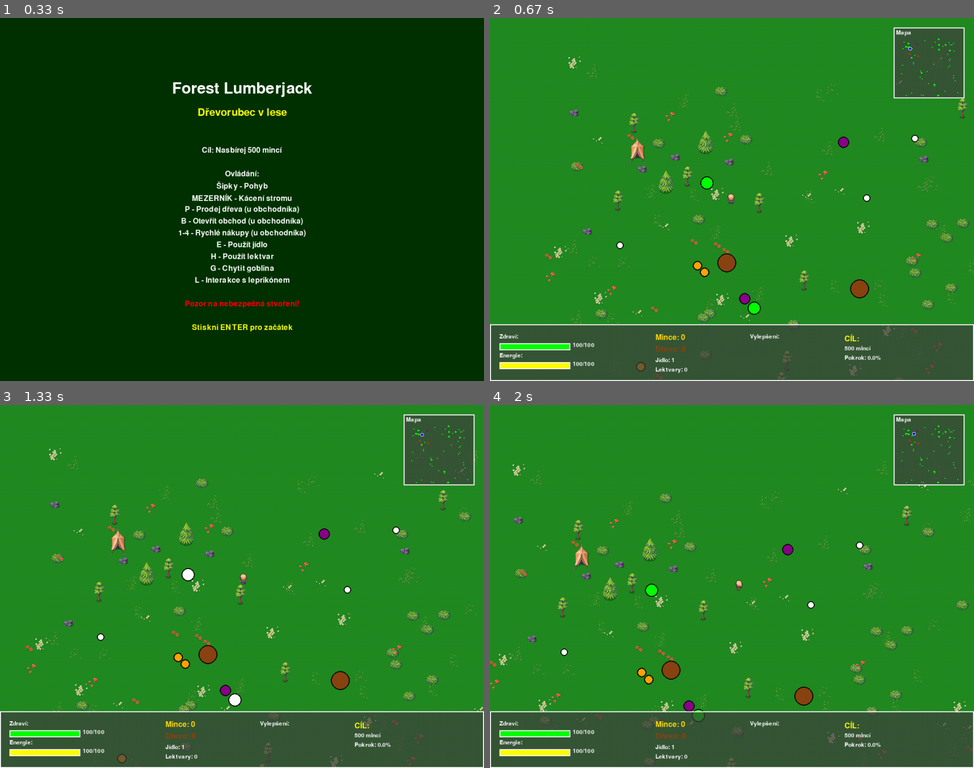
Above: before the commit, frames 1-4 (two rows, left to right).
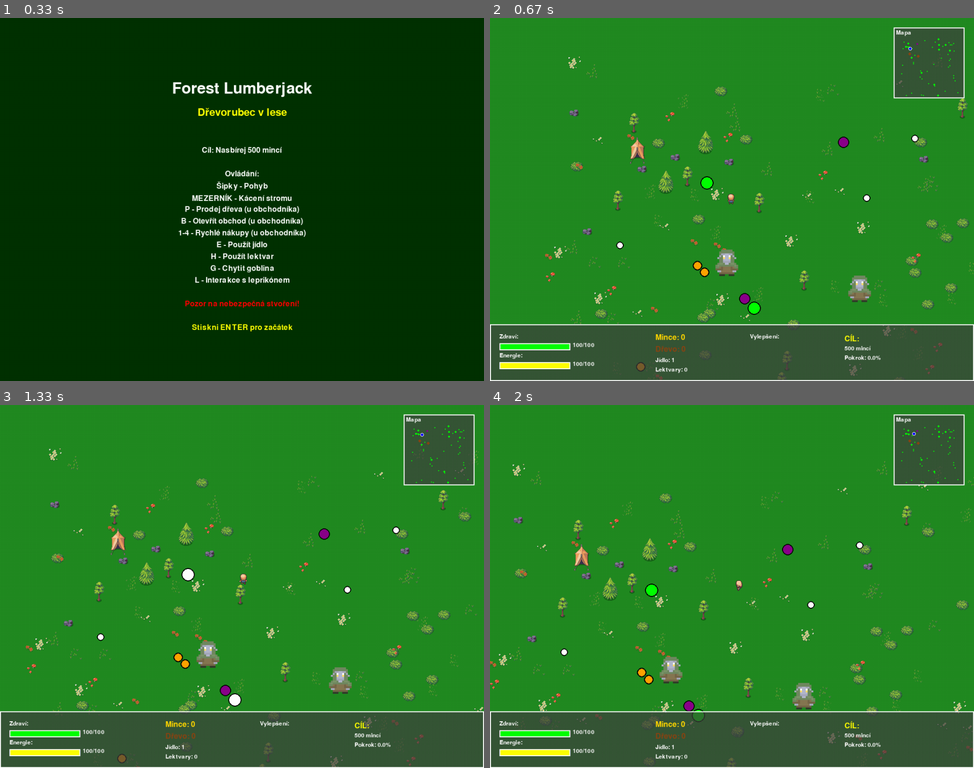
Above: after the commit, the same moments.

Repository: prank2106/pygame_workshop
Game: pygame game, started from launch_game.py
The game is run twice, just before and just after one commit, with the same random seed, the same clock (stepped at 60 frames per second) and the same inputs.
Inputs:
- Up to frame 1 (0.33 s): type "1 (at the terminal prompt)" at 0 s; type "1 (at the terminal prompt)" at 0 s
- Up to frame 2 (0.67 s): tap Enter at 0.33 s
- Up to frame 3 (1.33 s): hold Right 0.67-1.13 s; hold Up from 1.17 s (still down)
- Up to frame 4 (2 s): release Up at 1.47 s; hold Right 1.5-1.97 s

Frame 1 is identical in both runs. In frame 2, 0.5% of the frame differs, in the area x 46-79%, y 63-79%; in frame 3, 0.5%; in frame 4, 0.5%.

Commit message:
Bear circle changed to monster

Diff:
--- a/npc_manager.py
+++ b/npc_manager.py
@@ -148,34 +148,53 @@
 
 class Bear:
     """Třída reprezentující medvěda - nepřítele"""
+    shared_sprite_sheet = None
+
+    sprite_width = 64
+    sprite_height = 64
+    frame_count = 4
+    direction_map = {
+        "down": 0,
+        "right": 1,
+        "up": 2,
+        "left": 3
+    }
 
     def __init__(self, x, y):
         self.position = Vector2(x, y)
         self.target_position = Vector2(x, y)
         self.size = 20
         self.speed = 60
-        self.color = (139, 69, 19)  # Hnědá
+        self.color = (139, 69, 19)
         self.attack_cooldown = 0
         self.wander_timer = 0
+        self.frame = 0
+        self.animation_timer = 0
+        self.direction = "down"
+        self.current_frame = 0
 
     def update(self, dt, player):
         """Aktualizace medvěda"""
         self.attack_cooldown -= dt
         player_distance = GameEngine.distance(self.position, player.position)
+        self.animation_timer += dt
+        if self.animation_timer > 0.2:
+            self.current_frame = (self.current_frame + 1) % self.frame_count
+            self.animation_timer = 0
 
         if player_distance < 100:
-            # Pronásledování hráče
             direction = player.position - self.position
             if direction.magnitude() > 0:
                 direction = direction.normalize()
                 self.position = self.position + direction * self.speed * dt
-
-            # Útok na hráče
+                if abs(direction.x) > abs(direction.y):
+                    self.direction = "right" if direction.x > 0 else "left"
+                else:
+                    self.direction = "down" if direction.y > 0 else "up"
             if player_distance < 30 and self.attack_cooldown <= 0:
                 player.take_damage(15)
-                self.attack_cooldown = 2.0  # 2 sekundy mezi útoky
+                self.attack_cooldown = 2.0
         else:
-            # Náhodné putování
             self.wander_timer += dt
             if self.wander_timer >= 4.0:
                 offset_x = random.uniform(-100, 100)
@@ -185,19 +204,36 @@
                     self.position.y + offset_y
                 )
                 self.wander_timer = 0
-
             direction = self.target_position - self.position
             if direction.magnitude() > 2:
                 direction = direction.normalize()
                 self.position = self.position + direction * (self.speed * 0.5) * dt
-
-    def render(self, screen, camera_x, camera_y):
-        """Vykreslení medvěda"""
+                if abs(direction.x) > abs(direction.y):
+                    self.direction = "right" if direction.x > 0 else "left"
+                else:
+                    self.direction = "down" if direction.y > 0 else "up"
+
+    def render(self, screen, camera_x, camera_y):
         screen_x = int(self.position.x - camera_x)
         screen_y = int(self.position.y - camera_y)
 
-        pygame.draw.circle(screen, self.color, (screen_x, screen_y), self.size)
-        pygame.draw.circle(screen, (0, 0, 0), (screen_x, screen_y), self.size, 2)
+        if Bear.shared_sprite_sheet is None:
+            Bear.shared_sprite_sheet = pygame.image.load("assets/Higan.png").convert_alpha()
+
+
+        row = self.direction_map[self.direction]
+        col = self.frame
+        frame_rect = pygame.Rect(
+            col * self.sprite_width,
+            row * self.sprite_height,
+            self.sprite_width,
+            self.sprite_height
+        )
+        sprite = Bear.shared_sprite_sheet.subsurface(frame_rect)
+        screen.blit(sprite, (
+            screen_x - self.sprite_width // 2,
+            screen_y - self.sprite_height // 2
+        ))
 
 class Fox:
     """Třída reprezentující lišku - rychlého zloděje"""
Binary file added: assets/Higan.png
Binary file added: assets/bear_sprite_sheet.png
